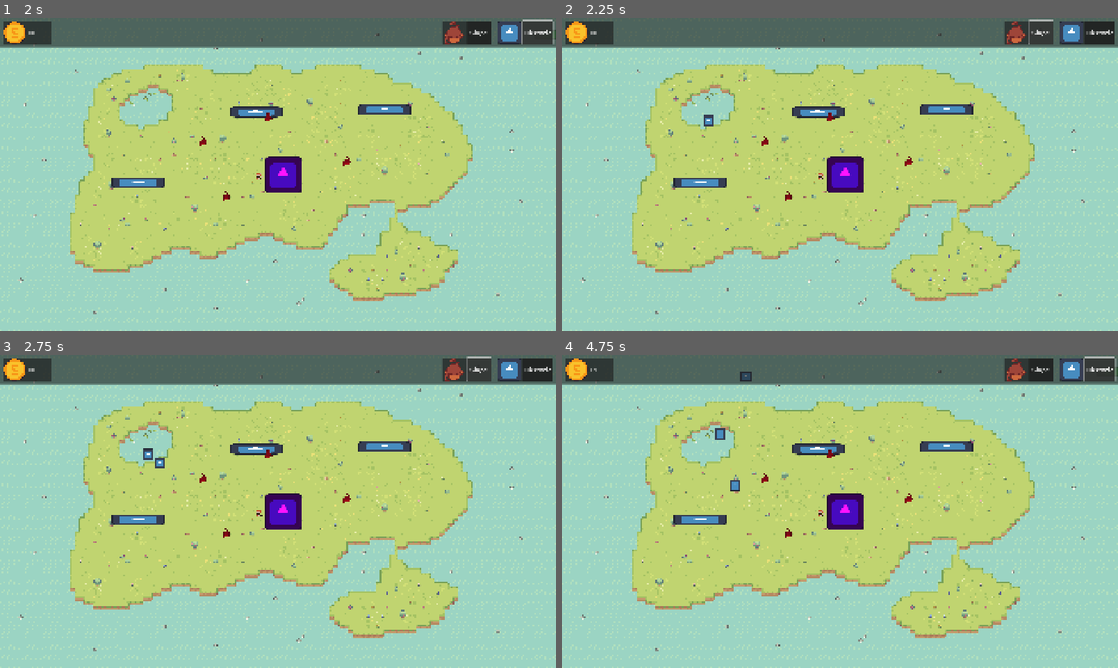
Above: before the commit, frames 1-4 (two rows, left to right).
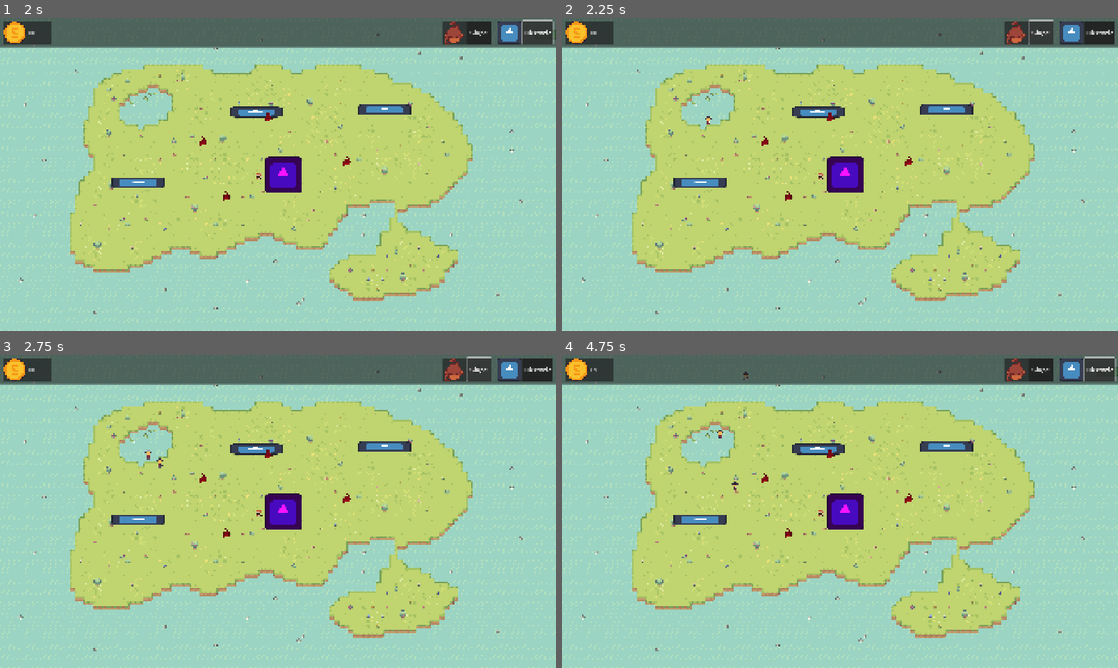
Above: after the commit, the same moments.

Repository: CreaJeu/PirateTowerDefense
Game: Godot game, scene res://scenes/main.tscn
Same seed, same stepped clock (60 frames per second), same inputs: the game is played once before the commit and once after it. The engine's default icon, where the game draws it, is replaced by a stand-in: a white triangle on a blue panel in a dark square.
Inputs:
- Up to frame 1 (2 s): click "Singe" at 0.5 s; click "Obstacle" at 1.25 s
- Up to frame 2 (2.25 s): click "Singe" at 2 s
- Up to frame 3 (2.75 s): no input
- Up to frame 4 (4.75 s): click "Obstacle" at 2.75 s; click "Singe" at 3.5 s; click "Obstacle" at 4.25 s

Frame 1 is identical in both runs. In frame 2, less than 0.1% of the frame differs, in the area x 25-28%, y 30-35%; in frame 3, 0.1%; in frame 4, 0.2%, in the area x 27-35%, y 5-44%.

Commit message:
pirate animation down

Diff:
--- a/scenes/enemy.tscn
+++ b/scenes/enemy.tscn
@@ -1,17 +1,32 @@
-[gd_scene load_steps=10 format=3 uid="uid://dpxm4hhhbj3ab"]
+[gd_scene load_steps=13 format=3 uid="uid://dpxm4hhhbj3ab"]
 
 [ext_resource type="Script" uid="uid://kyurd04tghir" path="res://scripts/enemy.gd" id="1_4gyqm"]
-[ext_resource type="Texture2D" uid="uid://cn3wnfphg1psv" path="res://icon.svg" id="1_7k104"]
-[ext_resource type="Texture2D" uid="uid://by0ft2bcqtbrj" path="res://assets/sprites/enemy/Pirate.png" id="2_xwavj"]
+[ext_resource type="Texture2D" uid="uid://blmpjebb0t22y" path="res://assets/sprites/enemy/PirateDown/Pirate1Down.png" id="2_ipns3"]
+[ext_resource type="Texture2D" uid="uid://8p0sbxe12k5v" path="res://assets/sprites/enemy/PirateDown/Pirate2Down.png" id="3_8qclf"]
 [ext_resource type="Texture2D" uid="uid://ctllvidso375i" path="res://assets/sprites/enemy/PirateLeft.png" id="3_nenq2"]
 [ext_resource type="Texture2D" uid="uid://dyrcx1hjce1ud" path="res://assets/sprites/enemy/PirateRight.png" id="4_md484"]
+[ext_resource type="Texture2D" uid="uid://dhb4m58jq3owb" path="res://assets/sprites/enemy/PirateDown/Pirate3Down.png" id="4_w8i8w"]
 [ext_resource type="Texture2D" uid="uid://cb4bllx2rclno" path="res://assets/sprites/enemy/PirateUp.png" id="5_ipns3"]
+[ext_resource type="Texture2D" uid="uid://dptbrj20e7bpp" path="res://assets/sprites/enemy/PirateDown/Pirate4Down.png" id="5_otmr2"]
+[ext_resource type="Texture2D" uid="uid://cqxesngpmnba4" path="res://assets/sprites/enemy/PirateDown/Pirate5Down.png" id="6_wtq4b"]
 
 [sub_resource type="SpriteFrames" id="SpriteFrames_8qclf"]
 animations = [{
 "frames": [{
+"duration": 0.5,
+"texture": ExtResource("2_ipns3")
+}, {
 "duration": 1.0,
-"texture": ExtResource("2_xwavj")
+"texture": ExtResource("3_8qclf")
+}, {
+"duration": 1.2,
+"texture": ExtResource("4_w8i8w")
+}, {
+"duration": 1.0,
+"texture": ExtResource("5_otmr2")
+}, {
+"duration": 0.5,
+"texture": ExtResource("6_wtq4b")
 }],
 "loop": true,
 "name": &"down",
@@ -43,30 +58,30 @@
 }]
 
 [sub_resource type="CircleShape2D" id="CircleShape2D_4gyqm"]
-radius = 66.2722
+radius = 15.1327
 
 [sub_resource type="CircleShape2D" id="CircleShape2D_md0e3"]
-radius = 136.707
+radius = 17.1172
 
 [node name="Enemy" type="CharacterBody2D"]
-scale = Vector2(0.3, 0.3)
 script = ExtResource("1_4gyqm")
 
 [node name="NavigationAgent2D" type="NavigationAgent2D" parent="."]
 
 [node name="AnimatedSprite2D" type="AnimatedSprite2D" parent="."]
 sprite_frames = SubResource("SpriteFrames_8qclf")
-animation = &"up"
-
-[node name="Sprite2D" type="Sprite2D" parent="."]
-texture = ExtResource("1_7k104")
+animation = &"down"
+frame = 1
+frame_progress = 0.454707
 
 [node name="Hitbox" type="CollisionShape2D" parent="."]
+visible = false
 shape = SubResource("CircleShape2D_4gyqm")
 
 [node name="MeleeRange" type="Area2D" parent="."]
 
 [node name="CollisionShape2D" type="CollisionShape2D" parent="MeleeRange"]
+visible = false
 shape = SubResource("CircleShape2D_md0e3")
 
 [node name="MeleeAttackTimer" type="Timer" parent="."]
--- a/scenes/turret.tscn
+++ b/scenes/turret.tscn
@@ -5,10 +5,10 @@
 [ext_resource type="Texture2D" uid="uid://c3vfbkm2om0i8" path="res://assets/sprites/enemy/Singe.png" id="3_485p4"]
 
 [sub_resource type="CircleShape2D" id="CircleShape2D_el7wl"]
-radius = 184.09
+radius = 158.0
 
 [sub_resource type="CircleShape2D" id="CircleShape2D_485p4"]
-radius = 87.5728
+radius = 18.1108
 
 [node name="Turret" type="Area2D"]
 script = ExtResource("1_el7wl")
--- a/scripts/enemy.gd
+++ b/scripts/enemy.gd
@@ -30,6 +30,7 @@
 	attack_range.body_entered.connect(_on_attack_range_body_entered)
 	attack_range.body_exited.connect(_on_attack_range_body_exited)
 	attack_timer.timeout.connect(_on_attack_timer_timeout)
+	$AnimatedSprite2D.play("down")
 
 func _physics_process(delta):
 	if not is_ready:
Binary file added: assets/sprites/enemy/PirateDown/Pirate1Down.png
Not shown, added: assets/sprites/enemy/PirateDown/Pirate1Down.png.import
Binary file added: assets/sprites/enemy/PirateDown/Pirate2Down.png
Not shown, added: assets/sprites/enemy/PirateDown/Pirate2Down.png.import
Binary file added: assets/sprites/enemy/PirateDown/Pirate3Down.png
Not shown, added: assets/sprites/enemy/PirateDown/Pirate3Down.png.import
Binary file added: assets/sprites/enemy/PirateDown/Pirate4Down.png
Not shown, added: assets/sprites/enemy/PirateDown/Pirate4Down.png.import
Binary file added: assets/sprites/enemy/PirateDown/Pirate5Down.png
Not shown, added: assets/sprites/enemy/PirateDown/Pirate5Down.png.import
